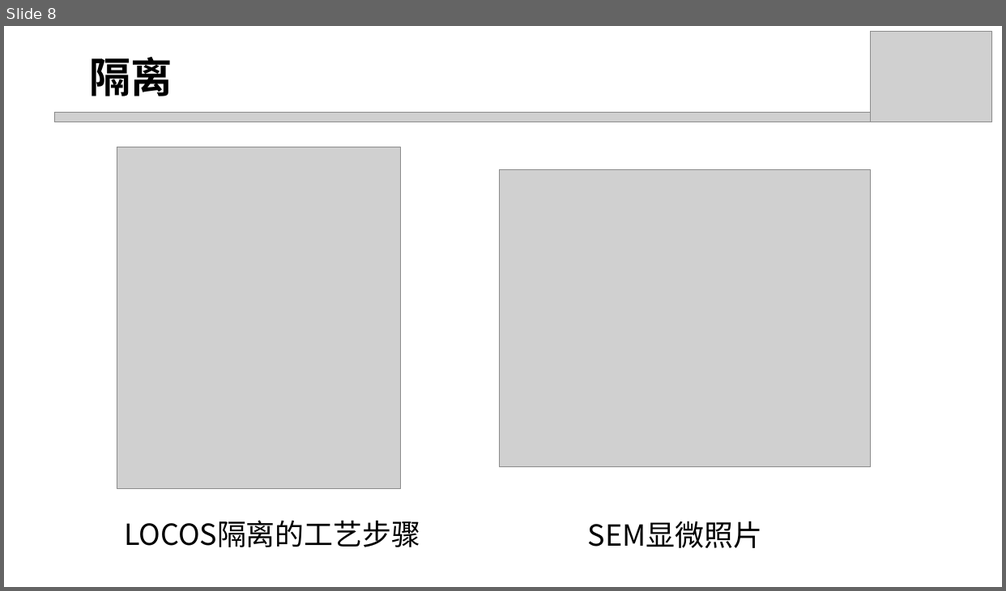
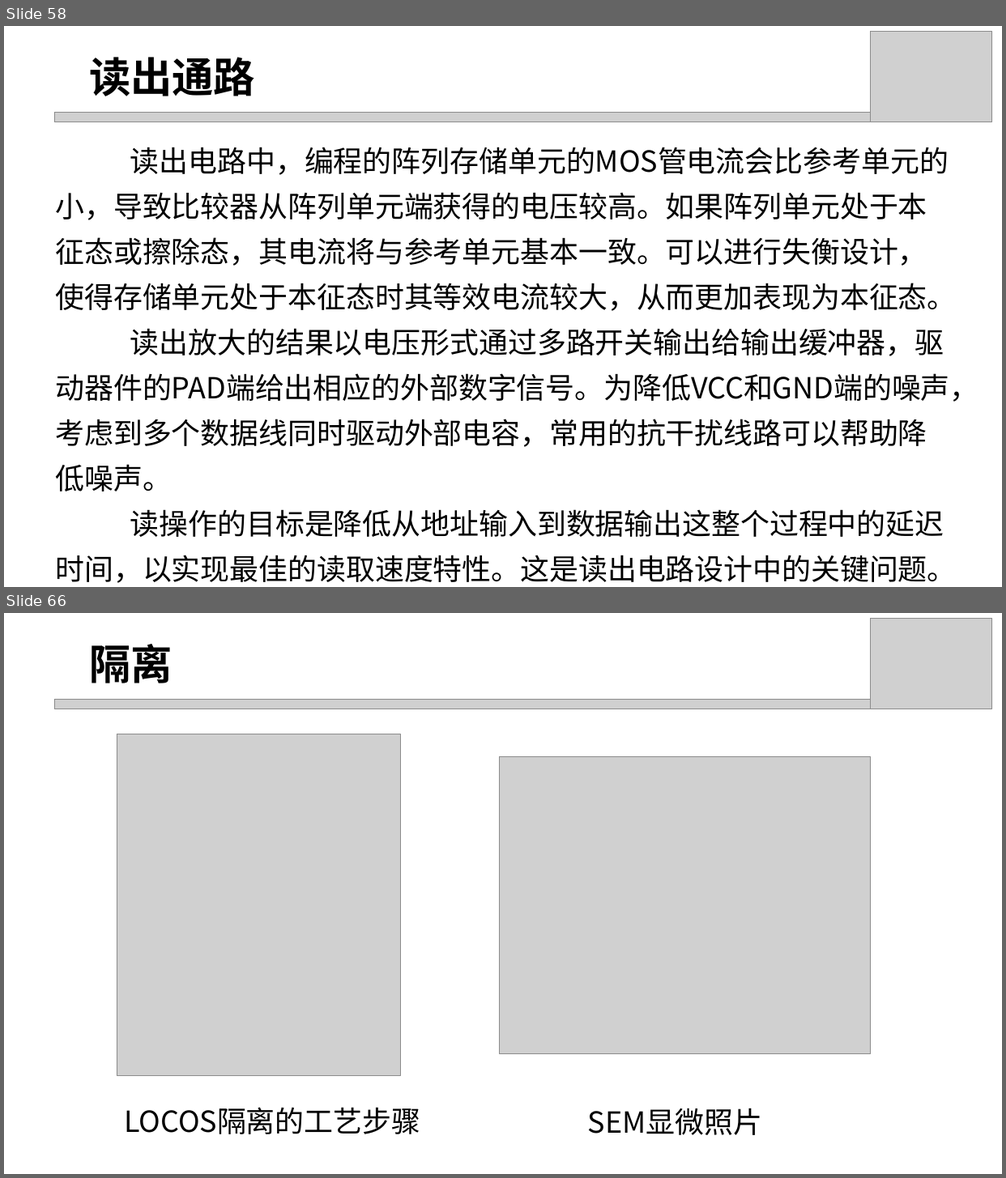
Before and after one commit to DucKlng123/flash, a slide deck: Summary/3. NOR flash.pptx. Shown one above the other, each under a label of ours: slide 8 before the commit, slides 58 and 66 after it; the slides between them are not shown. The pictures are 1006x591 and 1006x1178 pixels, drawn with LibreOffice and Linux fonts; fonts in the diff are those of the drawing; grey boxes stand for pictures. Boxes give left, top, right and bottom in pixels: in the first picture for what was removed or moved away, otherwise in the second. Text is boxed around its words. In the diff, an @@ line names an element or a change of style, - is before the commit and + after.

```diff
--- a/Summary/3. NOR flash.pptx
+++ b/Summary/3. NOR flash.pptx
@@ slide 58 added at (4, 26, 1002, 587), background #FFFFFF @@
@@ picture added at (870, 31, 991, 122) @@
@@ text added at (89, 57, 255, 96), 40 pt, text #000000, bold @@
+读出通路
@@ picture added at (54, 112, 880, 122) @@
@@ text added at (55, 147, 978, 583), 28 pt, text #000000 @@
+读出电路中，编程的阵列存储单元的MOS管电流会比参考单元的小，导致比较器从阵列单元端获得的电压较高。如果阵列单元处于本征态或擦除态，其电流将与参考单元基本一致。可以进行失衡设计，使得存储单元处于本征态时其等效电流较大，从而更加表现为本征态。
+读出放大的结果以电压形式通过多路开关输出给输出缓冲器，驱动器件的PAD端给出相应的外部数字信号。为降低VCC和GND端的噪声，考虑到多个数据线同时驱动外部电容，常用的抗干扰线路可以帮助降低噪声。
+读操作的目标是降低从地址输入到数据输出这整个过程中的延迟时间，以实现最佳的读取速度特性。这是读出电路设计中的关键问题。
@@ what was slide 8 is now slide 66 @@
```
Also in this commit, not shown: 1 slide changed, 62 other slides added, 5 slides removed, 2 other files.
